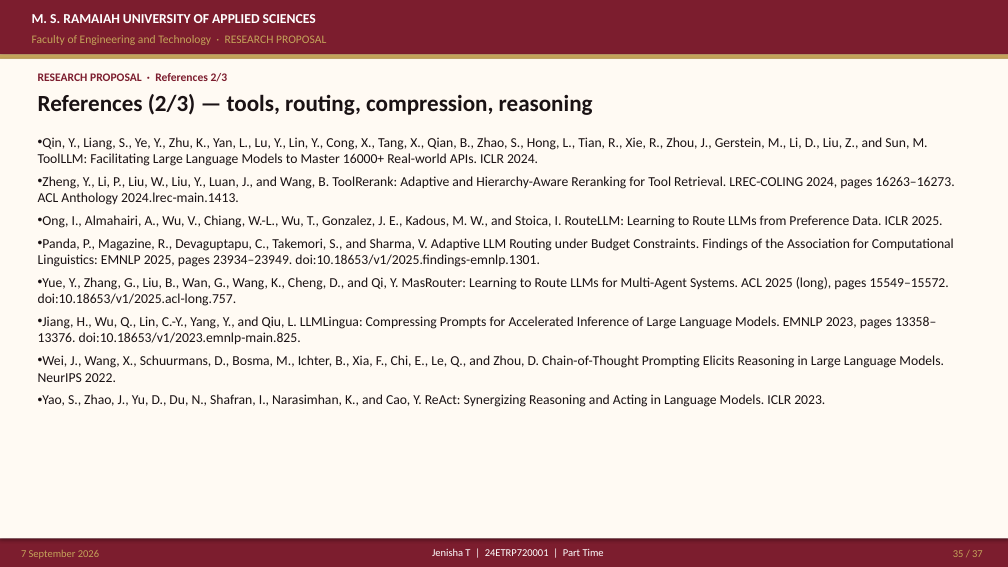
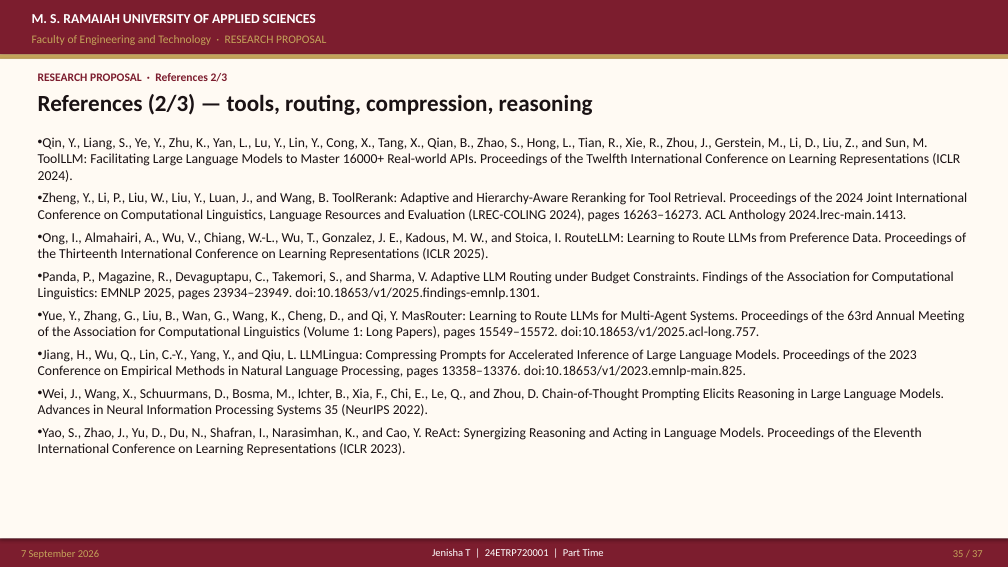
Before and after one commit to joyjeni/phd-agentic-ai-master, a slide deck: slide 35 of ACRS_PhD_Proposal_JenishaT_24ETRP720001.pptx. Drawn at 1008x567 pixels with LibreOffice and Linux fonts; fonts in the diff are those of the drawing. Boxes give left, top, right and bottom in pixels: in the first picture for what was removed or moved away, otherwise in the second. Text is boxed around its words. In the diff, an @@ line names an element or a change of style, - is before the commit and + after.

```diff
--- a/ACRS_PhD_Proposal_JenishaT_24ETRP720001.pptx
+++ b/ACRS_PhD_Proposal_JenishaT_24ETRP720001.pptx
@@ text at (x1=38, y1=137, x2=968, y2=261): text changed @@
-• Qin, Y., Liang, S., Ye, Y., Zhu, K., Yan, L., Lu, Y., Lin, Y., Cong, X., Tang, X., Qian, B., Zhao, S., Hong, L., Tian, R., Xie, R., Zhou, J., Gerstein, M., Li, D., Liu, Z., and Sun, M. ToolLLM: Facilitating Large Language Models to Master 16000+ Real-world APIs. ICLR 2024.
-• Zheng, Y., Li, P., Liu, W., Liu, Y., Luan, J., and Wang, B. ToolRerank: Adaptive and Hierarchy-Aware Reranking for Tool Retrieval. LREC-COLING 2024, pages 16263–16273. ACL Anthology 2024.lrec-main.1413.
-• Ong, I., Almahairi, A., Wu, V., Chiang, W.-L., Wu, T., Gonzalez, J. E., Kadous, M. W., and Stoica, I. RouteLLM: Learning to Route LLMs from Preference Data. ICLR 2025.
+• Qin, Y., Liang, S., Ye, Y., Zhu, K., Yan, L., Lu, Y., Lin, Y., Cong, X., Tang, X., Qian, B., Zhao, S., Hong, L., Tian, R., Xie, R., Zhou, J., Gerstein, M., Li, D., Liu, Z., and Sun, M. ToolLLM: Facilitating Large Language Models to Master 16000+ Real-world APIs. Proceedings of the Twelfth International Conference on Learning Representations (ICLR 2024).
+• Zheng, Y., Li, P., Liu, W., Liu, Y., Luan, J., and Wang, B. ToolRerank: Adaptive and Hierarchy-Aware Reranking for Tool Retrieval. Proceedings of the 2024 Joint International Conference on Computational Linguistics, Language Resources and Evaluation (LREC-COLING 2024), pages 16263–16273. ACL Anthology 2024.lrec-main.1413.
+• Ong, I., Almahairi, A., Wu, V., Chiang, W.-L., Wu, T., Gonzalez, J. E., Kadous, M. W., and Stoica, I. RouteLLM: Learning to Route LLMs from Preference Data. Proceedings of the Thirteenth International Conference on Learning Representations (ICLR 2025).
@@ text at (x1=38, y1=310, x2=964, y2=456): text changed @@
-• Yue, Y., Zhang, G., Liu, B., Wan, G., Wang, K., Cheng, D., and Qi, Y. MasRouter: Learning to Route LLMs for Multi-Agent Systems. ACL 2025 (long), pages 15549–15572. doi:10.18653/v1/2025.acl-long.757.
-• Jiang, H., Wu, Q., Lin, C.-Y., Yang, Y., and Qiu, L. LLMLingua: Compressing Prompts for Accelerated Inference of Large Language Models. EMNLP 2023, pages 13358–13376. doi:10.18653/v1/2023.emnlp-main.825.
-• Wei, J., Wang, X., Schuurmans, D., Bosma, M., Ichter, B., Xia, F., Chi, E., Le, Q., and Zhou, D. Chain-of-Thought Prompting Elicits Reasoning in Large Language Models. NeurIPS 2022.
-• Yao, S., Zhao, J., Yu, D., Du, N., Shafran, I., Narasimhan, K., and Cao, Y. ReAct: Synergizing Reasoning and Acting in Language Models. ICLR 2023.
+• Yue, Y., Zhang, G., Liu, B., Wan, G., Wang, K., Cheng, D., and Qi, Y. MasRouter: Learning to Route LLMs for Multi-Agent Systems. Proceedings of the 63rd Annual Meeting of the Association for Computational Linguistics (Volume 1: Long Papers), pages 15549–15572. doi:10.18653/v1/2025.acl-long.757.
+• Jiang, H., Wu, Q., Lin, C.-Y., Yang, Y., and Qiu, L. LLMLingua: Compressing Prompts for Accelerated Inference of Large Language Models. Proceedings of the 2023 Conference on Empirical Methods in Natural Language Processing, pages 13358–13376. doi:10.18653/v1/2023.emnlp-main.825.
+• Wei, J., Wang, X., Schuurmans, D., Bosma, M., Ichter, B., Xia, F., Chi, E., Le, Q., and Zhou, D. Chain-of-Thought Prompting Elicits Reasoning in Large Language Models. Advances in Neural Information Processing Systems 35 (NeurIPS 2022).
+• Yao, S., Zhao, J., Yu, D., Du, N., Shafran, I., Narasimhan, K., and Cao, Y. ReAct: Synergizing Reasoning and Acting in Language Models. Proceedings of the Eleventh International Conference on Learning Representations (ICLR 2023).
```
Also in this commit, not shown: 10 other slides changed, 44 other files.
